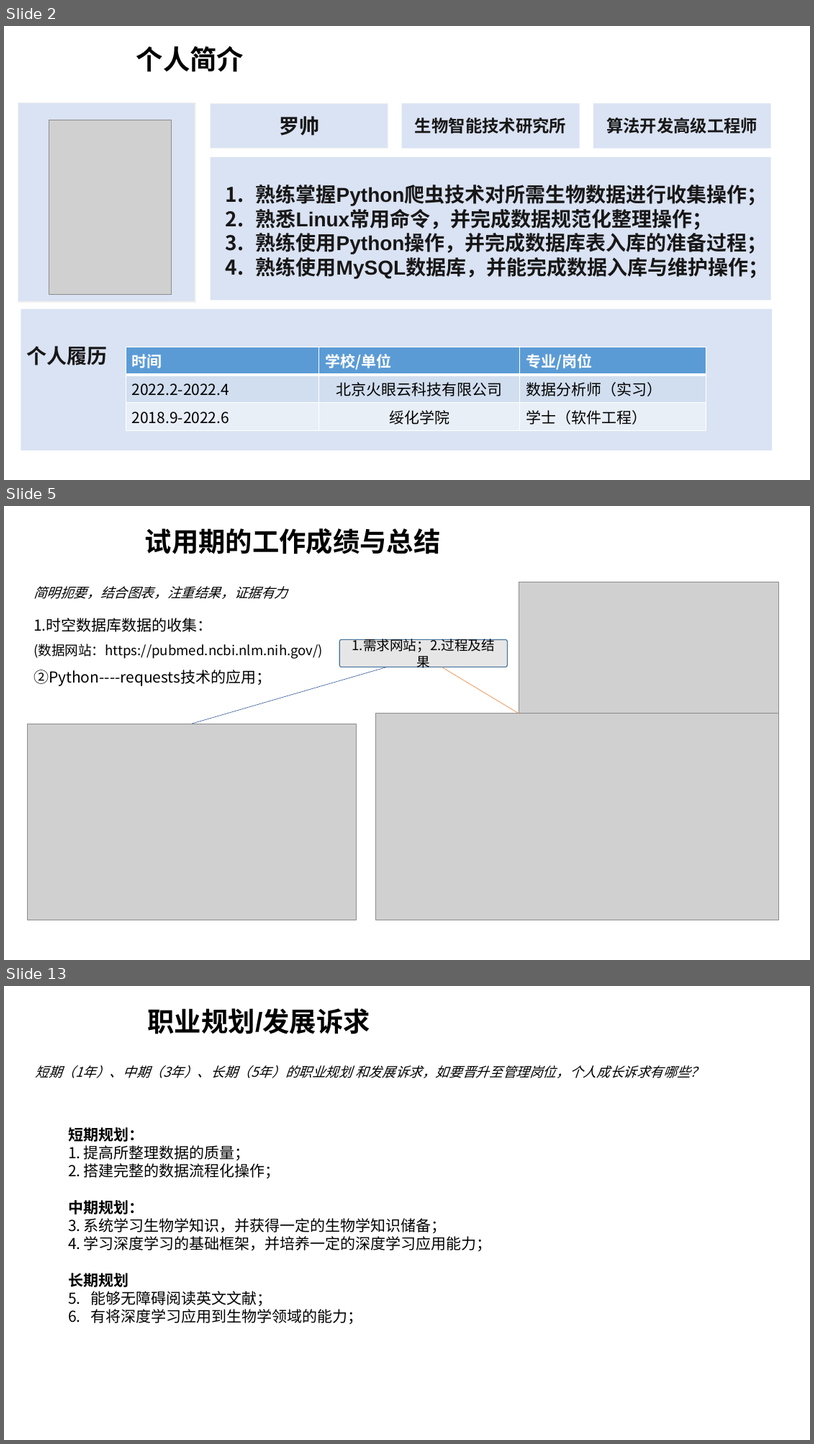
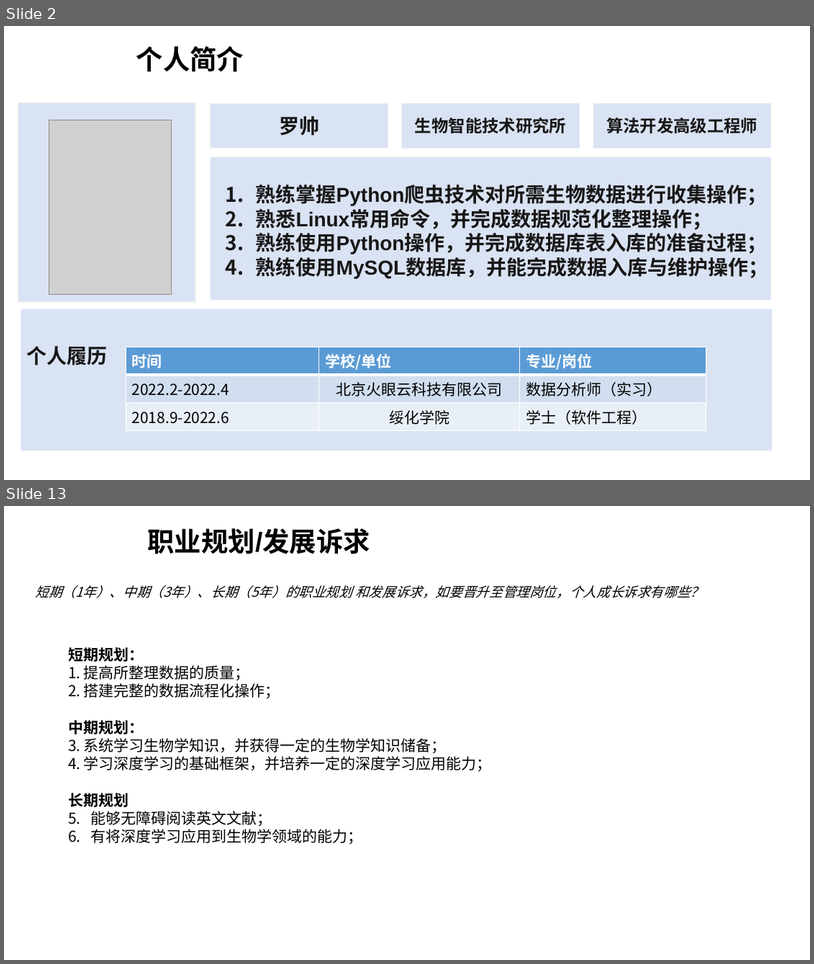
Before and after one commit to duolaxiaoshuai/first_work, a slide deck: Work_documents/罗帅_时空数据库数据整理及入库.pptx. Shown one above the other, each under a label of ours: slides 2, 5 and 13 before the commit, slides 2 and 13 after it; the slides between them are not shown. The pictures are 814x1444 and 814x964 pixels, drawn with LibreOffice and Linux fonts; fonts in the diff are those of the drawing; grey boxes stand for pictures; background and template pictures are left out. Boxes give left, top, right and bottom in pixels: in the first picture for what was removed or moved away, otherwise in the second. Text is boxed around its words. In the diff, an @@ line names an element or a change of style, - is before the commit and + after.

```diff
--- a/Work_documents/罗帅_时空数据库数据整理及入库.pptx
+++ b/Work_documents/罗帅_时空数据库数据整理及入库.pptx
@@ slide 5 removed at (4, 506, 810, 960), background picture (left out) @@
@@ text removed at (145, 528, 441, 554) @@
-试用期的工作成绩与总结
@@ text removed at (34, 586, 288, 599) @@
-简明扼要，结合图表，注重结果，证据有力
@@ picture removed at (520, 582, 779, 733) @@
@@ text removed at (34, 618, 323, 686) @@
-1.时空数据库数据的收集：
-(数据网站：https://pubmed.ncbi.nlm.nih.gov/)
-②Python----requests技术的应用；
@@ rounded rectangle removed at (340, 640, 508, 667) @@
-1.需求网站；2.过程及结果
@@ line removed from (192, 723) to (387, 667) @@
@@ line removed from (442, 667) to (520, 713) @@
@@ picture removed at (376, 713, 779, 920) @@
@@ picture removed at (28, 723, 357, 919) @@
```
Also in this commit, not shown: 5 slides changed, 5 slides added, 4 other slides removed.
